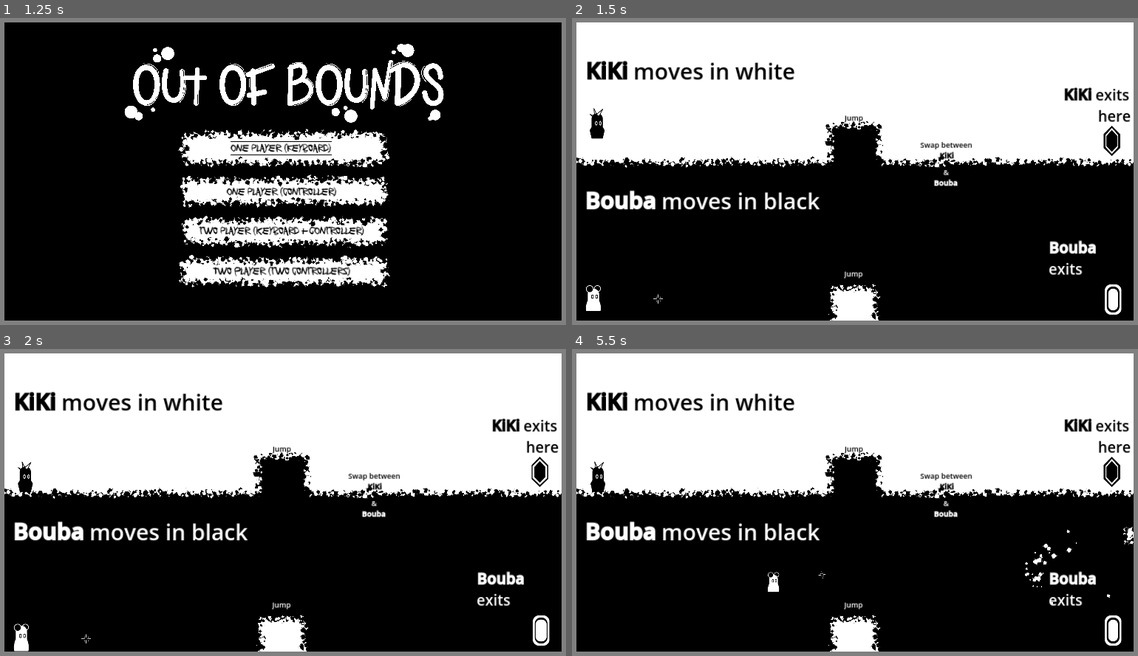
Above: before the commit, frames 1-4 (two rows, left to right).
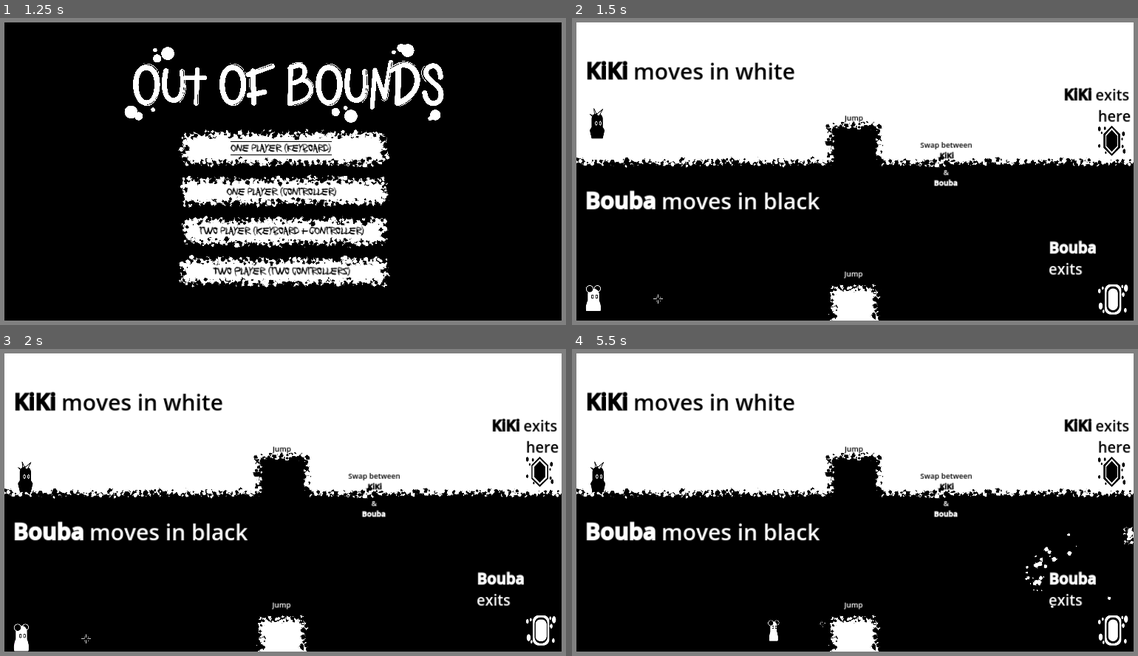
Above: after the commit, the same moments.

Repository: RobotRamen/margin
Game: Godot game, scene res://theme/empty.tscn
Two runs of this game, one before a commit and one after it. Both use one fixed random seed, a clock stepped at 60 frames per second and the inputs below.
Inputs (mouse positions are in pixels of both pictures, inside the frame that each line leads up to):
- Up to frame 1 (1.25 s): click "Start" at 0.5 s
- Up to frame 2 (1.5 s): click "One Player (keyboard)" at 1.25 s
- Up to frame 3 (2 s): no input
- Up to frame 4 (5.5 s): move the mouse to (985, 487) at 2.02 s; hold D (right_k) 2.03-3.53 s; tap Q (restore_k) at 2.1, 3.6, 5.1 s; click (985, 487) at 2.17 s; tap Space (jump_k) at 2.27, 3.02, 4.52, 5.27 s; move the mouse to (736, 517) at 2.77 s; tap E (switch) at 2.85, 4.35 s; move the mouse to (911, 428) at 3.52 s; hold A (left_k) 3.53-4.28 s; move the mouse to (826, 570) at 4.27 s; hold D (right_k) from 4.28 s (still down); click (826, 570) at 4.42 s; move the mouse to (1030, 551) at 5.02 s

Frame 1 is identical in both runs. In frame 2, 0.2% of the frame differs, in the area x 92-99%, y 35-97%; in frame 3, 0.2%; in frame 4, 0.6%, in the area x 34-99%, y 35-97%.

Commit message:
BIG PUSH. Sprites, cayote fixes,

Diff:
--- a/black_character.tscn
+++ b/black_character.tscn
@@ -91,7 +91,7 @@
 "duration": 1.0,
 "texture": SubResource("AtlasTexture_48fln")
 }],
-"loop": true,
+"loop": false,
 "name": &"Jump",
 "speed": 15.0
 }, {
--- a/black_exit.tscn
+++ b/black_exit.tscn
@@ -1,52 +1,52 @@
 [gd_scene load_steps=11 format=3 uid="uid://drtn8scom3w20"]
 
 [ext_resource type="Script" path="res://exit_block.gd" id="1_jx6vp"]
-[ext_resource type="Texture2D" uid="uid://bt6oq2gg51e4a" path="res://sprites/kiki portal v2.png" id="2_xtldc"]
+[ext_resource type="Texture2D" uid="uid://b4vngvgftxm6x" path="res://sprites/kiki portal v3.png" id="2_fy1k3"]
 
-[sub_resource type="AtlasTexture" id="AtlasTexture_5hrac"]
-atlas = ExtResource("2_xtldc")
-region = Rect2(1, 0, 60, 101)
+[sub_resource type="AtlasTexture" id="AtlasTexture_iwrtd"]
+atlas = ExtResource("2_fy1k3")
+region = Rect2(0, 0, 100, 101)
 
-[sub_resource type="AtlasTexture" id="AtlasTexture_f74oj"]
-atlas = ExtResource("2_xtldc")
-region = Rect2(61, 0, 60, 101)
+[sub_resource type="AtlasTexture" id="AtlasTexture_t6v2p"]
+atlas = ExtResource("2_fy1k3")
+region = Rect2(100, 0, 100, 101)
 
-[sub_resource type="AtlasTexture" id="AtlasTexture_6iwpe"]
-atlas = ExtResource("2_xtldc")
-region = Rect2(121, 0, 60, 101)
+[sub_resource type="AtlasTexture" id="AtlasTexture_1r7bl"]
+atlas = ExtResource("2_fy1k3")
+region = Rect2(200, 0, 100, 101)
 
-[sub_resource type="AtlasTexture" id="AtlasTexture_xx0um"]
-atlas = ExtResource("2_xtldc")
-region = Rect2(181, 0, 60, 101)
+[sub_resource type="AtlasTexture" id="AtlasTexture_372tu"]
+atlas = ExtResource("2_fy1k3")
+region = Rect2(300, 0, 100, 101)
 
-[sub_resource type="AtlasTexture" id="AtlasTexture_isjrd"]
-atlas = ExtResource("2_xtldc")
-region = Rect2(241, 0, 60, 101)
+[sub_resource type="AtlasTexture" id="AtlasTexture_1ksi0"]
+atlas = ExtResource("2_fy1k3")
+region = Rect2(400, 0, 100, 101)
 
-[sub_resource type="AtlasTexture" id="AtlasTexture_2lr5t"]
-atlas = ExtResource("2_xtldc")
-region = Rect2(301, 0, 60, 101)
+[sub_resource type="AtlasTexture" id="AtlasTexture_i8eqv"]
+atlas = ExtResource("2_fy1k3")
+region = Rect2(500, 0, 100, 101)
 
 [sub_resource type="SpriteFrames" id="SpriteFrames_8uci3"]
 animations = [{
 "frames": [{
 "duration": 1.0,
-"texture": SubResource("AtlasTexture_5hrac")
+"texture": SubResource("AtlasTexture_iwrtd")
 }, {
 "duration": 1.0,
-"texture": SubResource("AtlasTexture_f74oj")
+"texture": SubResource("AtlasTexture_t6v2p")
 }, {
 "duration": 1.0,
-"texture": SubResource("AtlasTexture_6iwpe")
+"texture": SubResource("AtlasTexture_1r7bl")
 }, {
 "duration": 1.0,
-"texture": SubResource("AtlasTexture_xx0um")
+"texture": SubResource("AtlasTexture_372tu")
 }, {
 "duration": 1.0,
-"texture": SubResource("AtlasTexture_isjrd")
+"texture": SubResource("AtlasTexture_1ksi0")
 }, {
 "duration": 1.0,
-"texture": SubResource("AtlasTexture_2lr5t")
+"texture": SubResource("AtlasTexture_i8eqv")
 }],
 "loop": true,
 "name": &"default",
--- a/character.gd
+++ b/character.gd
@@ -9,6 +9,10 @@
 @export var controlled_by_1 = false
 @export var is_single_player = true
 @export var is_keyboard = true
+
+var jumped = false
+var cayote = true
+
 var jump_b
 var shoot_b
 var restore_b
@@ -62,20 +66,28 @@
 	set_controls()
 
 func _physics_process(delta):
-	# Add the gravity.
+
 	if not is_on_floor():
 		velocity.y += gravity * delta
 
-	#if is_on_floor() and animated_sprite_2d.animation == "Jump":
-		#animated_sprite_2d.play("Idle")
-	if !is_on_floor() and jump_timer.is_stopped():
+	if !is_on_floor() and jump_timer.is_stopped() and !jumped and cayote:
+		cayote = false
 		jump_timer.start()
 
+	if is_on_floor():
+		cayote = true
+
+	if is_on_floor() and jumped:
+		jumped = false
+
 	# Handle Jump.
-	if !(is_single_player and controlled_by_1) and Input.is_action_just_pressed(jump_b) and (is_on_floor() or !jump_timer.is_stopped()):
+	if !(is_single_player and controlled_by_1) and Input.is_action_just_pressed(jump_b) and (is_on_floor() or !jump_timer.is_stopped()) and !jumped:
 		velocity.y = JUMP_VELOCITY
+		animated_sprite_2d.stop()
 		animated_sprite_2d.play("Jump")
-		print("jump")
+		if controlled_by_0:
+			print("jump")
+		jumped = true
 
 	if Input.is_action_just_pressed(restore_b):
 		restore()
@@ -102,12 +114,14 @@
 	elif look_direction.x > 0:
 		animated_sprite_2d.flip_h = false
 
-	if direction != 0 and is_on_floor():
+	if direction != 0 and is_on_floor() and !jumped:
 		animated_sprite_2d.play("Walk")
-		print("walking")
-	elif is_on_floor():
+		if controlled_by_0:
+			print("walking")
+	elif is_on_floor()  and !jumped:
 		animated_sprite_2d.play("Idle")
-		print("idle")
+		if controlled_by_0:
+			print("idle")
 
 	move_and_slide()
 
--- a/white_character.tscn
+++ b/white_character.tscn
@@ -1,13 +1,30 @@
-[gd_scene load_steps=18 format=3 uid="uid://igk0gdcmonds"]
+[gd_scene load_steps=23 format=3 uid="uid://igk0gdcmonds"]
 
 [ext_resource type="Script" path="res://character.gd" id="1_3kvgn"]
 [ext_resource type="Texture2D" uid="uid://ds0mqmjlrnu0" path="res://sprites/Bouba_walk_sprite_sheet_v1.png" id="2_d1keo"]
 [ext_resource type="Texture2D" uid="uid://wwb28fkns5fu" path="res://sprites/bouba walk v2.png" id="3_knkvv"]
+[ext_resource type="Texture2D" uid="uid://cat057k4jojij" path="res://sprites/bouba jump.png" id="3_viibk"]
 [ext_resource type="Texture2D" uid="uid://bnwl4xoc5xpti" path="res://sprites/white_ret.png" id="4_cgyy6"]
 
 [sub_resource type="AtlasTexture" id="AtlasTexture_vpek4"]
 atlas = ExtResource("2_d1keo")
 region = Rect2(0, 0, 51, 101)
+
+[sub_resource type="AtlasTexture" id="AtlasTexture_smui8"]
+atlas = ExtResource("3_viibk")
+region = Rect2(0, 0, 50, 101)
+
+[sub_resource type="AtlasTexture" id="AtlasTexture_o0gqj"]
+atlas = ExtResource("3_viibk")
+region = Rect2(50, 0, 50, 101)
+
+[sub_resource type="AtlasTexture" id="AtlasTexture_814kt"]
+atlas = ExtResource("3_viibk")
+region = Rect2(100, 0, 50, 101)
+
+[sub_resource type="AtlasTexture" id="AtlasTexture_e8asm"]
+atlas = ExtResource("3_viibk")
+region = Rect2(150, 0, 50, 101)
 
 [sub_resource type="AtlasTexture" id="AtlasTexture_girnu"]
 atlas = ExtResource("3_knkvv")
@@ -61,6 +78,23 @@
 }, {
 "frames": [{
 "duration": 1.0,
+"texture": SubResource("AtlasTexture_smui8")
+}, {
+"duration": 1.0,
+"texture": SubResource("AtlasTexture_o0gqj")
+}, {
+"duration": 1.0,
+"texture": SubResource("AtlasTexture_814kt")
+}, {
+"duration": 1.0,
+"texture": SubResource("AtlasTexture_e8asm")
+}],
+"loop": false,
+"name": &"Jump",
+"speed": 15.0
+}, {
+"frames": [{
+"duration": 1.0,
 "texture": SubResource("AtlasTexture_girnu")
 }, {
 "duration": 1.0,
@@ -107,7 +141,7 @@
 [node name="AnimatedSprite2D" type="AnimatedSprite2D" parent="."]
 position = Vector2(0, -50)
 sprite_frames = SubResource("SpriteFrames_khvge")
-animation = &"Walk"
+animation = &"Jump"
 autoplay = "Walk"
 
 [node name="CollisionShape2D" type="CollisionShape2D" parent="."]
--- a/white_exit.tscn
+++ b/white_exit.tscn
@@ -1,52 +1,52 @@
 [gd_scene load_steps=11 format=3 uid="uid://btmbe16yn7fae"]
 
 [ext_resource type="Script" path="res://exit_block.gd" id="1_rvevc"]
-[ext_resource type="Texture2D" uid="uid://ykjkmmdxbobw" path="res://sprites/bouba portal.png" id="2_v11ij"]
+[ext_resource type="Texture2D" uid="uid://dx5ykc8t3s8d6" path="res://sprites/bouba portal v3.png" id="2_ks636"]
 
-[sub_resource type="AtlasTexture" id="AtlasTexture_evwo1"]
-atlas = ExtResource("2_v11ij")
-region = Rect2(0, 0, 60, 101)
+[sub_resource type="AtlasTexture" id="AtlasTexture_1heiw"]
+atlas = ExtResource("2_ks636")
+region = Rect2(0, 0, 100, 101)
 
-[sub_resource type="AtlasTexture" id="AtlasTexture_0d0fw"]
-atlas = ExtResource("2_v11ij")
-region = Rect2(60, 0, 60, 101)
+[sub_resource type="AtlasTexture" id="AtlasTexture_ug0o7"]
+atlas = ExtResource("2_ks636")
+region = Rect2(100, 0, 100, 101)
 
-[sub_resource type="AtlasTexture" id="AtlasTexture_tee7h"]
-atlas = ExtResource("2_v11ij")
-region = Rect2(120, 0, 60, 101)
+[sub_resource type="AtlasTexture" id="AtlasTexture_3e8vb"]
+atlas = ExtResource("2_ks636")
+region = Rect2(200, 0, 100, 101)
 
-[sub_resource type="AtlasTexture" id="AtlasTexture_jr0np"]
-atlas = ExtResource("2_v11ij")
-region = Rect2(180, 0, 60, 101)
+[sub_resource type="AtlasTexture" id="AtlasTexture_73w3j"]
+atlas = ExtResource("2_ks636")
+region = Rect2(300, 0, 100, 101)
 
-[sub_resource type="AtlasTexture" id="AtlasTexture_acs7s"]
-atlas = ExtResource("2_v11ij")
-region = Rect2(240, 0, 60, 101)
+[sub_resource type="AtlasTexture" id="AtlasTexture_onr62"]
+atlas = ExtResource("2_ks636")
+region = Rect2(400, 0, 100, 101)
 
-[sub_resource type="AtlasTexture" id="AtlasTexture_nsxar"]
-atlas = ExtResource("2_v11ij")
-region = Rect2(300, 0, 60, 101)
+[sub_resource type="AtlasTexture" id="AtlasTexture_aaj3u"]
+atlas = ExtResource("2_ks636")
+region = Rect2(500, 0, 100, 101)
 
 [sub_resource type="SpriteFrames" id="SpriteFrames_l0ubm"]
 animations = [{
 "frames": [{
 "duration": 1.0,
-"texture": SubResource("AtlasTexture_evwo1")
+"texture": SubResource("AtlasTexture_1heiw")
 }, {
 "duration": 1.0,
-"texture": SubResource("AtlasTexture_0d0fw")
+"texture": SubResource("AtlasTexture_ug0o7")
 }, {
 "duration": 1.0,
-"texture": SubResource("AtlasTexture_tee7h")
+"texture": SubResource("AtlasTexture_3e8vb")
 }, {
 "duration": 1.0,
-"texture": SubResource("AtlasTexture_jr0np")
+"texture": SubResource("AtlasTexture_73w3j")
 }, {
 "duration": 1.0,
-"texture": SubResource("AtlasTexture_acs7s")
+"texture": SubResource("AtlasTexture_onr62")
 }, {
 "duration": 1.0,
-"texture": SubResource("AtlasTexture_nsxar")
+"texture": SubResource("AtlasTexture_aaj3u")
 }],
 "loop": true,
 "name": &"default",
Binary file added: sprites/bouba jump.png
Not shown, added: sprites/bouba jump.png.import
Binary file added: sprites/bouba portal v3.png
Not shown, added: sprites/bouba portal v3.png.import
Binary file added: sprites/kiki portal v3.png
Not shown, added: sprites/kiki portal v3.png.import
